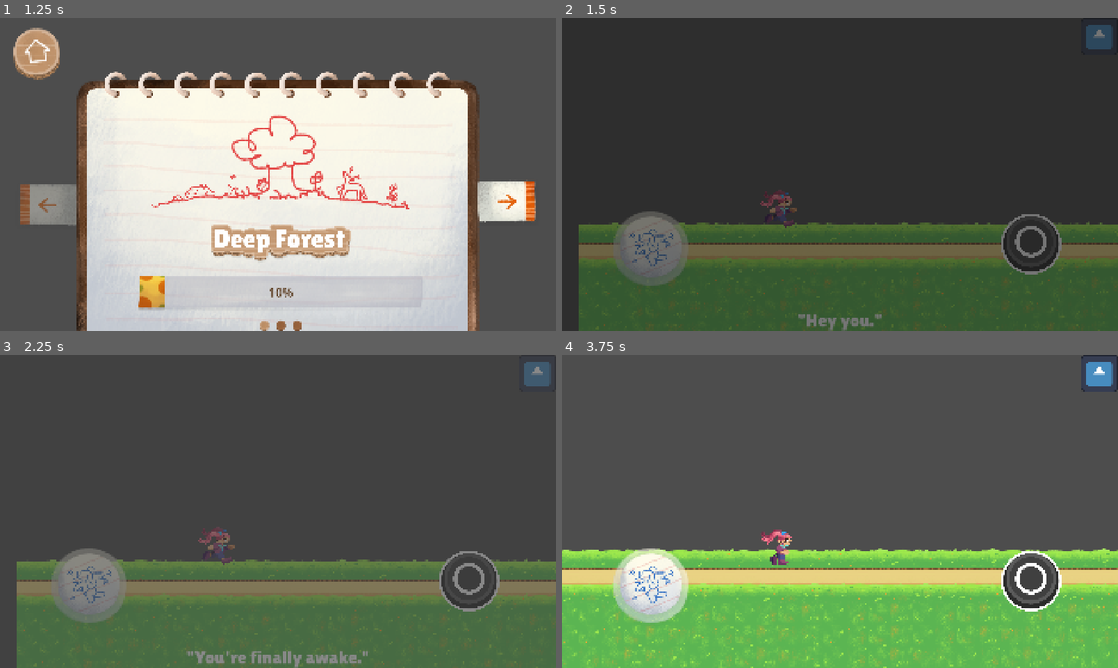
Above: before the commit, frames 1-4 (two rows, left to right).
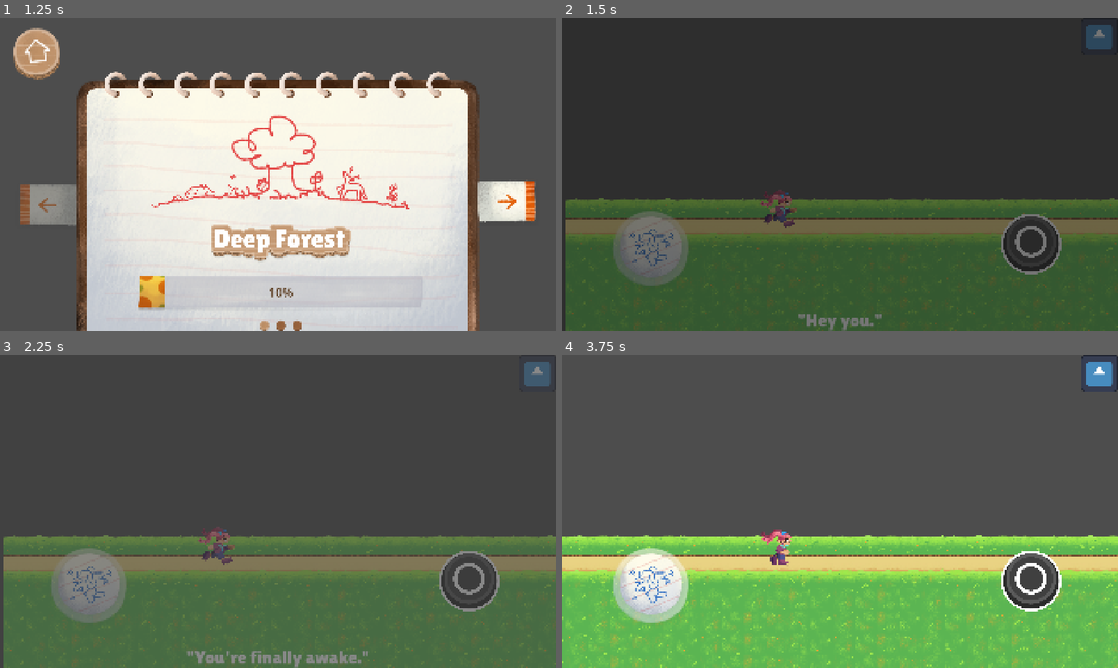
Above: after the commit, the same moments.

Repository: MarkLorens/SeedAcademy
Game: Godot game, scene res://ui/Menu/main_menu.tscn
Two runs of this game, one before a commit and one after it. Both use one fixed random seed, a clock stepped at 60 frames per second and the inputs below. The engine's default icon, where the game draws it, is replaced by a stand-in: a white triangle on a blue panel in a dark square.
Inputs (mouse positions are in pixels of both pictures, inside the frame that each line leads up to):
- Up to frame 1 (1.25 s): click (278, 230) at 0.5 s
- Up to frame 2 (1.5 s): click (845, 127) at 1.25 s
- Up to frame 3 (2.25 s): click (278, 511) at 2 s
- Up to frame 4 (3.75 s): click (840, 511) at 2.75 s; click (840, 511) at 3.5 s

Frame 1 is identical in both runs. In frame 2, 15% of the frame differs, in the area x 0-100%, y 57-100%; in frame 3, 15%; in frame 4, 17%.

Commit message:
auto die

Diff:
--- a/form_tres/ape.tres
+++ b/form_tres/ape.tres
@@ -3,10 +3,9 @@
 [ext_resource type="Script" uid="uid://drp47dq265ee" path="res://scripts/form_actions/ape_action.gd" id="1_0syon"]
 [ext_resource type="Script" uid="uid://bx2hrhh8teetw" path="res://scripts/resource/FormData.gd" id="1_6j8ln"]
 [ext_resource type="Texture2D" uid="uid://b8mh20iwdgwed" path="res://assets/ingame art assets/characters/temporary characters/rhino_samesize.PNG" id="2_gryqo"]
-[ext_resource type="Texture2D" uid="uid://co7jeatwffdxh" path="res://assets/Emote Wheel/Wheel 1.png" id="4_gryqo"]
-[ext_resource type="Texture2D" uid="uid://dqvsidfglpfi8" path="res://assets/Emote Wheel/Wheel 2.png" id="5_4wxqa"]
-[ext_resource type="Texture2D" uid="uid://b07lmoq3vaa3t" path="res://assets/Emote Wheel/Wheel 3.png" id="6_idxwi"]
-[ext_resource type="Texture2D" uid="uid://dwgcatt6d03cb" path="res://assets/Emote Wheel/Wheel 4.png" id="7_e3cpp"]
+[ext_resource type="Texture2D" uid="uid://c1f7rlnj5ogqk" path="res://assets/Emote Wheel/Wheel Unlock 3-1 .png" id="4_wgvxy"]
+[ext_resource type="Texture2D" uid="uid://coae0ldlbqyq3" path="res://assets/Emote Wheel/Wheel Unlock 3-2.png" id="5_gryqo"]
+[ext_resource type="Texture2D" uid="uid://mafm48xrtj5" path="res://assets/Emote Wheel/Wheel Unlock 3-3.png" id="6_4wxqa"]
 
 [sub_resource type="Resource" id="Resource_surk0"]
 script = ExtResource("1_0syon")
@@ -18,4 +17,4 @@
 form_texture = ExtResource("2_gryqo")
 run_speed = 1250.0
 action_script = SubResource("Resource_surk0")
-wheel_menu_forms = Array[Texture2D]([ExtResource("4_gryqo"), ExtResource("5_4wxqa"), ExtResource("6_idxwi"), ExtResource("7_e3cpp")])
+wheel_menu_forms = Array[Texture2D]([ExtResource("4_wgvxy"), ExtResource("5_gryqo"), ExtResource("6_4wxqa")])
--- a/form_tres/armadillo.tres
+++ b/form_tres/armadillo.tres
@@ -3,9 +3,10 @@
 [ext_resource type="Script" uid="uid://g2g4i4tnygar" path="res://scripts/form_actions/armadillo_action.gd" id="1_24302"]
 [ext_resource type="Script" uid="uid://bx2hrhh8teetw" path="res://scripts/resource/FormData.gd" id="2_24302"]
 [ext_resource type="Texture2D" uid="uid://cjicl0p40um4s" path="res://assets/ingame art assets/characters/temporary characters/armadillo_dynamicsize.PNG" id="2_k187g"]
-[ext_resource type="Texture2D" uid="uid://c1f7rlnj5ogqk" path="res://assets/Emote Wheel/Wheel Unlock 3-1 .png" id="4_k187g"]
-[ext_resource type="Texture2D" uid="uid://coae0ldlbqyq3" path="res://assets/Emote Wheel/Wheel Unlock 3-2.png" id="5_4n7ox"]
-[ext_resource type="Texture2D" uid="uid://mafm48xrtj5" path="res://assets/Emote Wheel/Wheel Unlock 3-3.png" id="6_k72am"]
+[ext_resource type="Texture2D" uid="uid://co7jeatwffdxh" path="res://assets/Emote Wheel/Wheel 1.png" id="4_4n7ox"]
+[ext_resource type="Texture2D" uid="uid://dqvsidfglpfi8" path="res://assets/Emote Wheel/Wheel 2.png" id="5_k72am"]
+[ext_resource type="Texture2D" uid="uid://b07lmoq3vaa3t" path="res://assets/Emote Wheel/Wheel 3.png" id="6_fqiuw"]
+[ext_resource type="Texture2D" uid="uid://dwgcatt6d03cb" path="res://assets/Emote Wheel/Wheel 4.png" id="7_80x8j"]
 
 [sub_resource type="Resource" id="Resource_mloqk"]
 script = ExtResource("1_24302")
@@ -17,4 +18,4 @@
 form_texture = ExtResource("2_k187g")
 run_speed = 1250.0
 action_script = SubResource("Resource_mloqk")
-wheel_menu_forms = Array[Texture2D]([ExtResource("4_k187g"), ExtResource("5_4n7ox"), ExtResource("6_k72am")])
+wheel_menu_forms = Array[Texture2D]([ExtResource("4_4n7ox"), ExtResource("5_k72am"), ExtResource("6_fqiuw"), ExtResource("7_80x8j")])
--- a/scenes/level_1.tscn
+++ b/scenes/level_1.tscn
@@ -134,8 +134,9 @@
 physics_layer_0/collision_layer = 8
 sources/0 = SubResource("TileSetAtlasSource_1s4pk")
 
-[node name="Level1" type="Node" unique_id=257814844 node_paths=PackedStringArray("Player", "Camera")]
+[node name="Level1" type="Node" unique_id=257814844 node_paths=PackedStringArray("attempt_text", "Player", "Camera")]
 script = ExtResource("1_4nkto")
+attempt_text = NodePath("LevelUI/CanvasLayer/AttemptMargin/Attempts")
 Player = NodePath("Player")
 Camera = NodePath("Player/Camera2D")
 Event_UI_Scene = ExtResource("12_go7sj")
@@ -344,12 +345,6 @@
 offset_bottom = -40.0
 grow_vertical = 0
 
-[node name="ProgressBar" parent="LevelUI/CanvasLayer/PauseMenu/CenterContainer/Paper/VBoxContainer" parent_id_path=PackedInt32Array(1469804206, 355216389, 2105194800) index="1" unique_id=1982279880]
-value = 10.0
-
-[node name="CanvasLayer" parent="LevelUI/CanvasLayer/GameOver" parent_id_path=PackedInt32Array(1469804206, 1454118889) index="0" unique_id=1219356818]
-visible = false
-
 [node name="NewFormCheckpoint" parent="." unique_id=1595220022 instance=ExtResource("9_2y5yt")]
 position = Vector2(28082, 319)
 form_to_grant = ExtResource("12_7nomh")
@@ -358,5 +353,4 @@
 [editable path="LevelUI"]
 [editable path="LevelUI/CanvasLayer/RadialMargin/RadialButton"]
 [editable path="LevelUI/CanvasLayer/PauseMenu"]
-[editable path="LevelUI/CanvasLayer/GameOver"]
 [editable path="LevelUI/CanvasLayer/PauseButton"]
--- a/scripts/Spike.gd
+++ b/scripts/Spike.gd
@@ -53,6 +53,6 @@
 		print("hit") # Please leave the print as is. I am simply trying if the kill zone works
 
 		# Here lies the command to start the dying
-		#var level = get_tree().get_first_node_in_group("level_manager")
-		#if level:
-			#level.player_died()
+		var level = get_tree().get_first_node_in_group("level_manager")
+		if level:
+			level.player_died()
--- a/scripts/manager/LevelManager.gd
+++ b/scripts/manager/LevelManager.gd
@@ -3,6 +3,10 @@
 ## Autoloaded level database (registered as "LevelManager" in Project Settings).
 ## One entry per level page. Leave "scene" empty for levels that don't exist yet.
 ## "title" / "graphic" are texture paths; "progress" is 0-100.
+
+# Set right before a death-restart so the reloaded level skips the intro
+# dialogue. LevelSceneManager consumes (and resets) it in new_game().
+var skip_next_intro := false
 
 var levels: Array[Dictionary] = [
 	{
--- a/scripts/manager/LevelSceneManager.gd
+++ b/scripts/manager/LevelSceneManager.gd
@@ -1,6 +1,7 @@
 extends Node
 
 # Exportables
+@export var attempt_text: Label
 @export var Player: CharacterBody2D
 @export var Camera: Camera2D
 @export var Event_UI_Scene: PackedScene
@@ -10,39 +11,47 @@
 	"\"Lorem Ipsum and whatnot.\"",
 ]
 
-#const PLAYER_START_POS := Vector2i(150, 280)
+const PLAYER_START_POS := Vector2i(150, 280)
 const CAMERA_START_POS := Vector2i(700, -400)
-# Score here if needed
+var attempts := 1
 
 var speed : float
 const START_SPEED : float = 10.0
 const MAX_SPEED : int = 25
 
+
 @onready var pause_menu = $"LevelUI/CanvasLayer/PauseMenu"
-@onready var game_over = $"LevelUI/CanvasLayer/GameOver"
 @onready var pause_button = $"LevelUI/CanvasLayer/PauseButton/TextureButton"
 
 func _ready() -> void:
 	add_to_group("level_manager")
 
 	assert(pause_menu, "CRITICAL: PAUSE MENU is not CONNECTED")
-	assert(game_over, "CRITICAL: GAME OVER is not CONNECTED")
-
 	assert(pause_button, "CRITICAL: PAUSE BUTTON is not CONNECTED")
 	pause_button.pressed.connect(pause_game)
 
-	new_game()
+	new_game(false)
 
 func pause_game() -> void:
 	pause_menu.show_pause()
 
 # Reset everything on new game
-func new_game():
+func new_game(just_died: bool):
 	Camera.position = CAMERA_START_POS
-	_show_intro_event()
+	Player.position = PLAYER_START_POS
+
+	if not just_died:
+		_show_intro_event()
+	else:
+		attempts += 1
+		attempt_text.text = "Attempt %d" % attempts
+		attempt_text.get_parent().show()
+
+		await get_tree().create_timer(1.0).timeout
+
+		attempt_text.get_parent().hide()
 
 func _show_intro_event() -> void:
-	#Player.position = PLAYER_START_POS
 	Player.velocity = Vector2i(0, 0)
 	var eventUI: EventUI = Event_UI_Scene.instantiate()
 	eventUI.lines = intro_lines
@@ -52,7 +61,8 @@
 func player_died() -> void:
 	if Player.is_shielded:
 		return
-	game_over.show_game_over()
+
+	new_game(true)
 
 func _on_intro_finished() -> void:
 	Player.can_move = true
--- a/ui/LevelUI.tscn
+++ b/ui/LevelUI.tscn
@@ -3,7 +3,7 @@
 [ext_resource type="PackedScene" uid="uid://k83egyueyoyv" path="res://ui/Button/ActionButton.tscn" id="1_iyk4s"]
 [ext_resource type="PackedScene" uid="uid://dcltvykh033wi" path="res://ui/Button/RadialButton/RadialButton.tscn" id="1_nwk5d"]
 [ext_resource type="PackedScene" uid="uid://dwhbst82mgghc" path="res://ui/Menu/PauseMenu.tscn" id="3_okjyp"]
-[ext_resource type="PackedScene" uid="uid://v6f0518w8w57" path="res://ui/Menu/GameOver.tscn" id="4_v0jhs"]
+[ext_resource type="FontFile" uid="uid://pyolfstly3un" path="res://assets/fonts/Lilita_One/LilitaOne-Regular.ttf" id="5_v0jhs"]
 [ext_resource type="PackedScene" uid="uid://cy40kcqqkykwd" path="res://ui/Button/PauseButton.tscn" id="6_ic7kd"]
 
 [node name="LevelUI" type="Control" unique_id=1469804206]
@@ -62,9 +62,6 @@
 [node name="PauseMenu" parent="CanvasLayer" unique_id=355216389 instance=ExtResource("3_okjyp")]
 visible = false
 
-[node name="GameOver" parent="CanvasLayer" unique_id=1454118889 instance=ExtResource("4_v0jhs")]
-visible = false
-
 [node name="PauseButton" parent="CanvasLayer" unique_id=539774867 instance=ExtResource("6_ic7kd")]
 anchors_preset = 1
 anchor_left = 1.0
@@ -72,4 +69,22 @@
 grow_horizontal = 0
 grow_vertical = 1
 
+[node name="AttemptMargin" type="MarginContainer" parent="CanvasLayer" unique_id=1613654322]
+visible = false
+anchors_preset = 5
+anchor_left = 0.5
+anchor_right = 0.5
+offset_left = -134.0
+offset_right = 134.0
+offset_bottom = 175.0
+grow_horizontal = 2
+theme_override_constants/margin_top = 100
+
+[node name="Attempts" type="Label" parent="CanvasLayer/AttemptMargin" unique_id=120891016]
+layout_mode = 2
+size_flags_horizontal = 4
+theme_override_fonts/font = ExtResource("5_v0jhs")
+theme_override_font_sizes/font_size = 100
+text = "Attempt 1"
+
 [editable path="CanvasLayer/RadialMargin/RadialButton"]
--- a/ui/Menu/PauseMenu.tscn
+++ b/ui/Menu/PauseMenu.tscn
@@ -74,6 +74,7 @@
 [node name="ProgressBar" parent="CenterContainer/Paper/VBoxContainer" unique_id=1982279880 instance=ExtResource("5_progress")]
 layout_mode = 2
 size_flags_horizontal = 4
+value = 10.0
 progress = 10.0
 
 [node name="ButtonRow" type="HBoxContainer" parent="CenterContainer/Paper/VBoxContainer" unique_id=2114626910]
Not shown: 1 places in ui/Menu/PauseMenu.tscn that only renumber resources
